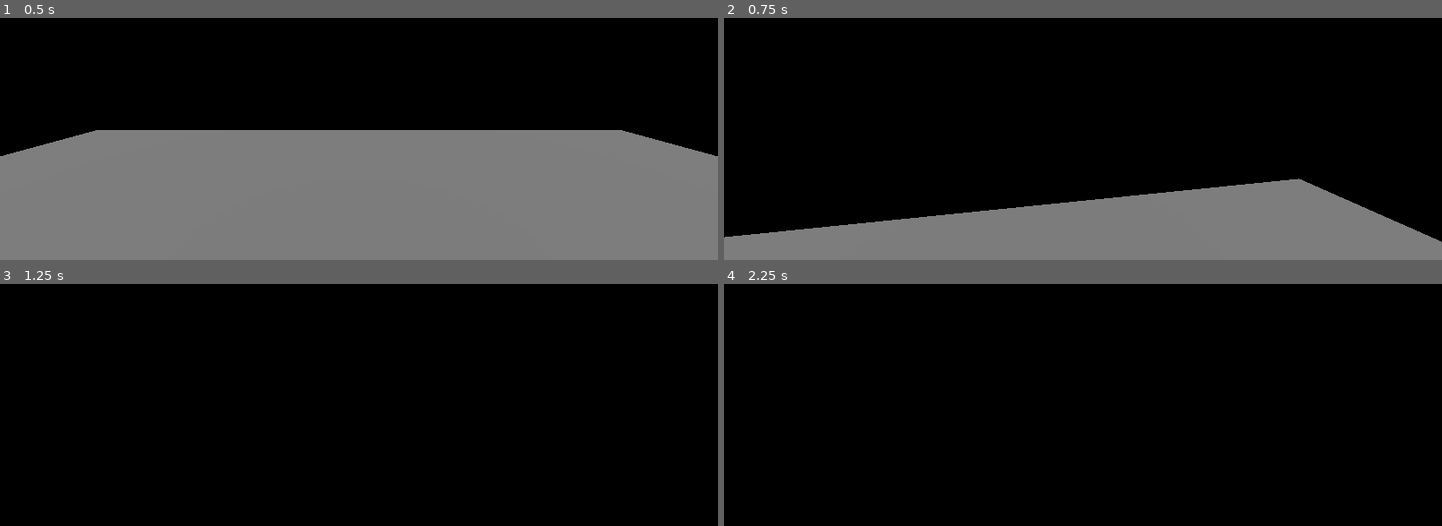
Above: before the commit, frames 1-4 (two rows, left to right).
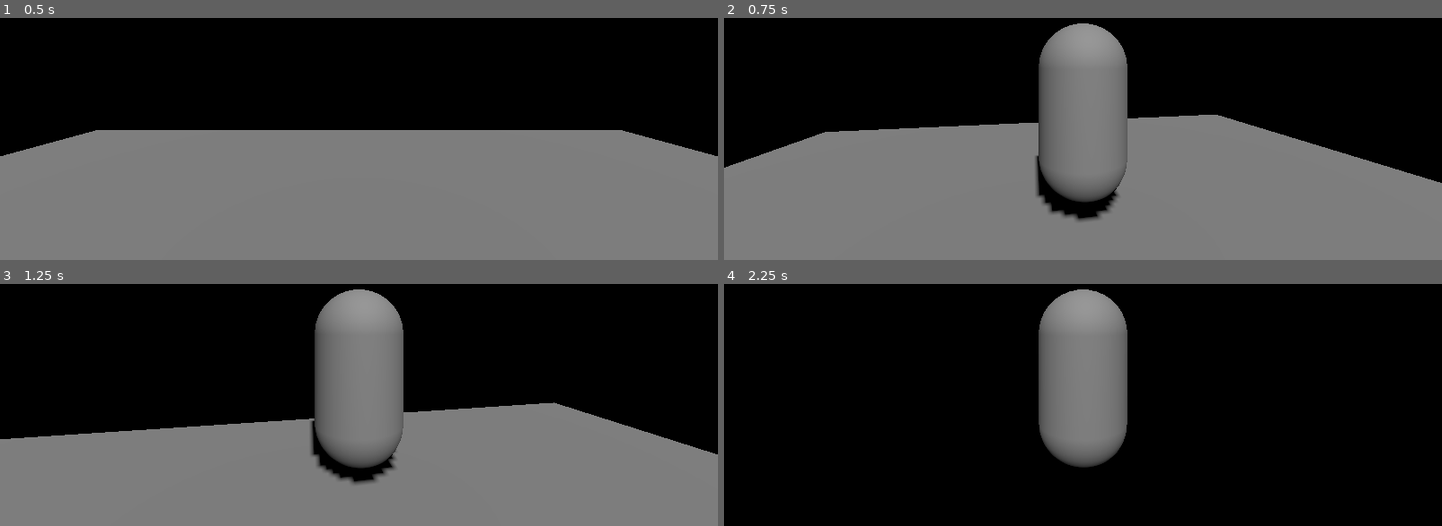
Above: after the commit, the same moments.

Repository: Giozar/mi-primer-juego
Game: Godot game, scene res://levels/level_1.tscn
Same seed, same stepped clock (60 frames per second), same inputs: the game is played once before the commit and once after it.
Inputs (mouse positions are in pixels of both pictures, inside the frame that each line leads up to):
- Up to frame 1 (0.5 s): no input
- Up to frame 2 (0.75 s): tap Enter (ui_accept) at 0.5 s; move the mouse to (1118, 56) at 0.52 s; hold W (move_forward) from 0.53 s (still down); hold V (change_view, bound only after the commit) from 0.53 s (still down)
- Up to frame 3 (1.25 s): keep holding W (move_forward); keep holding V (change_view, bound only after the commit); tap Enter (ui_accept) at 0.77, 0.8, 1.07 s
- Up to frame 4 (2.25 s): keep holding W (move_forward); move the mouse to (1047, 327) at 1.27 s; release V (change_view, bound only after the commit) at 1.28 s; tap Enter (ui_accept) at 1.35, 1.52, 1.82, 2 s; tap V (change_view, bound only after the commit) at 1.55 s; move the mouse to (1097, 317) at 2.02 s; hold V (change_view, bound only after the commit) from 2.03 s (still down)

Frame 1 is identical in both runs. In frame 2, 35% of the frame differs, in the area x 0-100%, y 2-93%; in frame 3, 48%, in the area x 0-100%, y 2-100%; in frame 4, 8.1%.

Commit message:
Feat(player): Se implementa funcionalidad de cambio de vista a tercera persona con tecla V

Diff:
--- a/player/player.gd
+++ b/player/player.gd
@@ -1,44 +1,67 @@
 extends CharacterBody3D
 
 # --- CONFIGURACIÓN ---
-const SPEED = 5.0           # Velocidad al caminar
-const JUMP_VELOCITY = 4.5   # Fuerza del salto (Altura)
-const SENSITIVITY = 0.003   # Sensibilidad del mouse
-const GRAVITY = 9.8         # Gravedad
+const SPEED = 5.0
+const JUMP_VELOCITY = 4.5
+const SENSITIVITY = 0.003
+const GRAVITY = 9.8
 
-# --- REFERENCIAS ---
-@onready var camera = $Camera3D
+# --- REFERENCIAS (ACTUALIZADAS) ---
+@onready var camera_fps = $CameraFPS      # Referencia a la cámara de primera persona
+@onready var camera_tps = $SpringArm3D/CameraTPS # Referencia a la cámara de tercera persona
+@onready var spring_arm = $SpringArm3D    # El brazo que sujeta la cámara TPS
+@onready var model = $MeshInstance3D      # El modelo (la cápsula)
+
+# --- VARIABLE DE ESTADO ---
+var is_fps = true # Por defecto empezamos en primera persona
 
 func _ready():
-	# Al iniciar, atrapamos el mouse
 	Input.set_mouse_mode(Input.MOUSE_MODE_CAPTURED)
+	# Al arrancar, nos aseguramos de que la cámara FPS sea la activa
+	actualizar_vistas()
 
 func _input(event):
 	# --- SALVAVIDAS: ESC para mostrar el mouse ---
 	if event.is_action_pressed("ui_cancel"):
 		Input.set_mouse_mode(Input.MOUSE_MODE_VISIBLE)
 
-	# --- VOLVER AL JUEGO: Clic para atrapar el mouse ---
 	if event is InputEventMouseButton and event.pressed:
 		Input.set_mouse_mode(Input.MOUSE_MODE_CAPTURED)
 
-	# --- ROTACIÓN CÁMARA ---
+	# --- NUEVO: CAMBIO DE VISTA (Tecla V) ---
+	if event.is_action_pressed("change_view"):
+		is_fps = !is_fps # Cambia el valor (si es true pasa a false y viceversa)
+		actualizar_vistas()
+
+	# --- ROTACIÓN CÁMARA (MODIFICADA) ---
 	if event is InputEventMouseMotion and Input.get_mouse_mode() == Input.MOUSE_MODE_CAPTURED:
+		# Girar el cuerpo siempre de izquierda a derecha
 		rotate_y(-event.relative.x * SENSITIVITY)
-		camera.rotate_x(-event.relative.y * SENSITIVITY)
-		camera.rotation.x = clamp(camera.rotation.x, deg_to_rad(-90), deg_to_rad(90))
+
+		# Dependiendo de la vista, giramos verticalmente la cámara FPS o el brazo TPS
+		if is_fps:
+			camera_fps.rotate_x(-event.relative.y * SENSITIVITY)
+			camera_fps.rotation.x = clamp(camera_fps.rotation.x, deg_to_rad(-90), deg_to_rad(90))
+		else:
+			spring_arm.rotate_x(-event.relative.y * SENSITIVITY)
+			spring_arm.rotation.x = clamp(spring_arm.rotation.x, deg_to_rad(-90), deg_to_rad(90))
+
+# --- NUEVA FUNCIÓN: Lógica para cambiar cámaras y modelo ---
+func actualizar_vistas():
+	if is_fps:
+		camera_fps.current = true
+		model.visible = false # Ocultamos el cuerpo en FPS para que no estorbe la vista
+	else:
+		camera_tps.current = true
+		model.visible = true  # Mostramos el cuerpo en TPS para vernos caminar
 
 func _physics_process(delta):
-	# 1. Aplicar Gravedad (si estás en el aire)
 	if not is_on_floor():
 		velocity.y -= GRAVITY * delta
 
-	# 2. SALTAR (Nueva funcionalidad)
-	# "ui_accept" es la tecla Espacio o Enter por defecto en Godot
 	if Input.is_action_just_pressed("ui_accept") and is_on_floor():
 		velocity.y = JUMP_VELOCITY
 
-	# 3. Leer movimiento (W, A, S, D)
 	var input_dir = Vector3.ZERO
 	if Input.is_action_pressed("move_forward"):
 		input_dir -= transform.basis.z
@@ -49,13 +72,10 @@
 	if Input.is_action_pressed("move_right"):
 		input_dir += transform.basis.x
 
-	# 4. Normalizar dirección
 	if input_dir != Vector3.ZERO:
 		input_dir = input_dir.normalized()
 
-	# 5. Aplicar movimiento horizontal
 	velocity.x = input_dir.x * SPEED
 	velocity.z = input_dir.z * SPEED
 
-	# 6. Mover
 	move_and_slide()
--- a/player/player.tscn
+++ b/player/player.tscn
@@ -1,8 +1,10 @@
-[gd_scene load_steps=3 format=3 uid="uid://cqq2v2ek7ebge"]
+[gd_scene load_steps=4 format=3 uid="uid://cqq2v2ek7ebge"]
 
 [ext_resource type="Script" uid="uid://dgim08km56naq" path="res://player/player.gd" id="1_5kvr3"]
 
 [sub_resource type="CapsuleShape3D" id="CapsuleShape3D_4xowi"]
+
+[sub_resource type="CapsuleMesh" id="CapsuleMesh_oul6g"]
 
 [node name="CharacterBody3D" type="CharacterBody3D"]
 script = ExtResource("1_5kvr3")
@@ -11,5 +13,15 @@
 transform = Transform3D(1, 0, 0, 0, 1, 0, 0, 0, 1, 0.073632956, 1.6360563, 0.034278393)
 shape = SubResource("CapsuleShape3D_4xowi")
 
-[node name="Camera3D" type="Camera3D" parent="."]
+[node name="CameraFPS" type="Camera3D" parent="."]
 transform = Transform3D(1, 0, 0, 0, 1, 0, 0, 0, 1, 0, 2, 0)
+
+[node name="MeshInstance3D" type="MeshInstance3D" parent="."]
+transform = Transform3D(1, 0, 0, 0, 1, 0, 0, 0, 1, 0, 0.9, 0)
+mesh = SubResource("CapsuleMesh_oul6g")
+
+[node name="SpringArm3D" type="SpringArm3D" parent="."]
+transform = Transform3D(1, 0, 0, 0, 1, 0, 0, 0, 1, 0, 1.5, 0)
+spring_length = 3.0
+
+[node name="CameraTPS" type="Camera3D" parent="SpringArm3D"]
--- a/project.godot
+++ b/project.godot
@@ -37,3 +37,8 @@
 "events": [Object(InputEventKey,"resource_local_to_scene":false,"resource_name":"","device":-1,"window_id":0,"alt_press …(192 unchanged characters)…
 ]
 }
+change_view={
+"deadzone": 0.2,
+"events": [Object(InputEventKey,"resource_local_to_scene":false,"resource_name":"","device":-1,"window_id":0,"alt_pressed":false,"shift_pressed":false,"ctrl_pressed":false,"meta_pressed":false,"pressed":false,"keycode":0,"physical_keycode":86,"key_label":0,"unicode":118,"location":0,"echo":false,"script":null)
+]
+}
